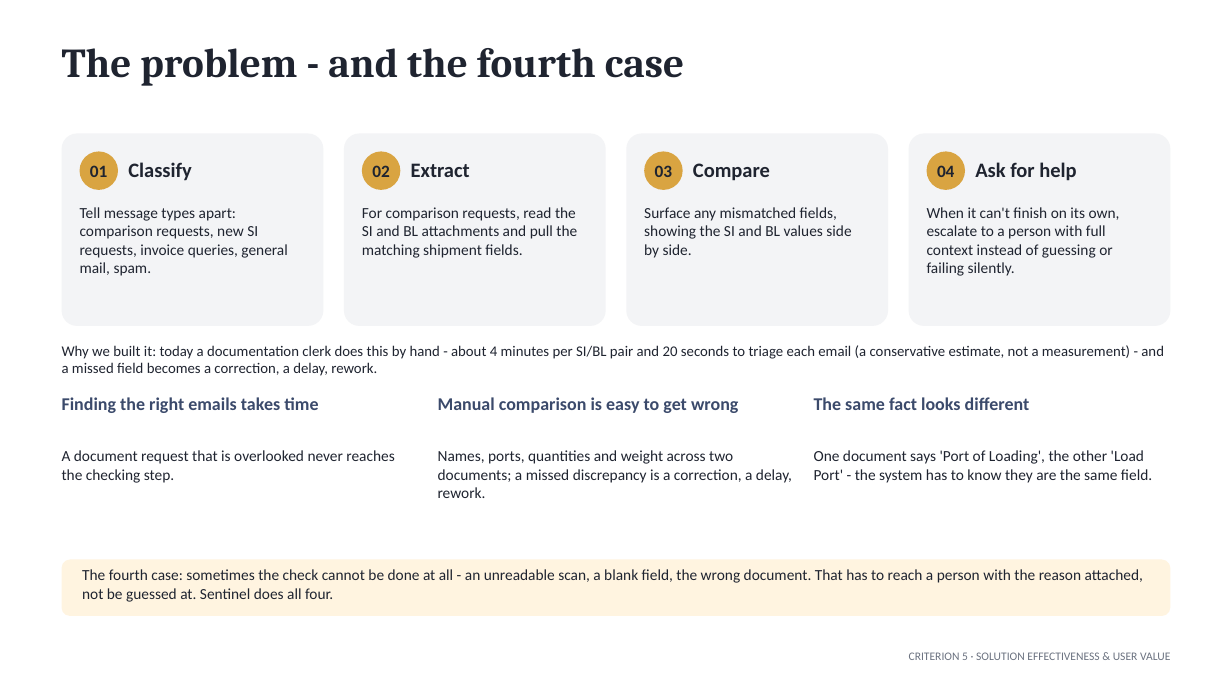
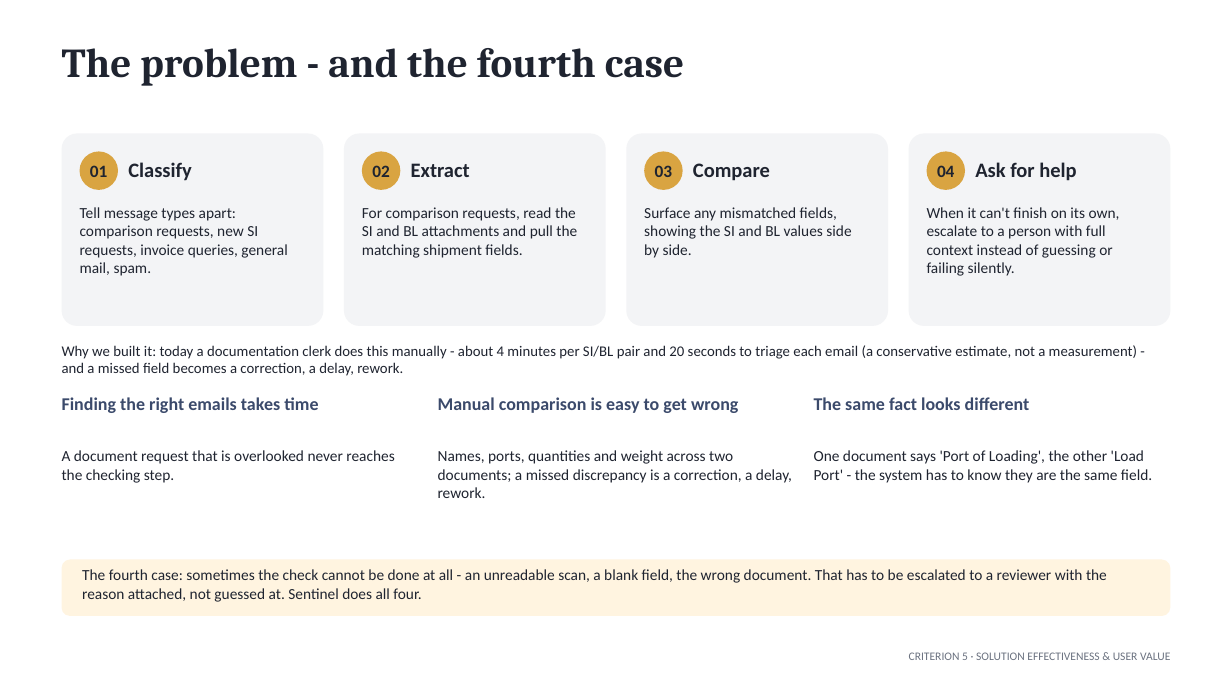
Before and after one commit to TCF1209/duocode-sentinel, a slide deck: slide 2 of docs/Sentinel-final-pitch.pptx. Drawn at 1232x693 pixels with LibreOffice and Linux fonts; fonts in the diff are those of the drawing. Boxes give left, top, right and bottom in pixels: in the first picture for what was removed or moved away, otherwise in the second. Text is boxed around its words. In the diff, an @@ line names an element or a change of style, - is before the commit and + after.

```diff
--- a/docs/Sentinel-final-pitch.pptx
+++ b/docs/Sentinel-final-pitch.pptx
@@ text at [62,345,1137,376]: text changed @@
-Why we built it: today a documentation clerk does this by hand - about 4 minutes per SI/BL pair and 20 seconds to triage each email (a conservative estimate, not a measurement) - and a missed field becomes a correction, a delay, rework.
+Why we built it: today a documentation clerk does this manually - about 4 minutes per SI/BL pair and 20 seconds to triage each email (a conservative estimate, not a measurement) - and a missed field becomes a correction, a delay, rework.
@@ text at [82,569,1107,602]: text changed @@
-The fourth case: sometimes the check cannot be done at all - an unreadable scan, a blank field, the wrong document. That has to reach a person with the reason attached, not be guessed at. Sentinel does all four.
+The fourth case: sometimes the check cannot be done at all - an unreadable scan, a blank field, the wrong document. That has to be escalated to a reviewer with the reason attached, not guessed at. Sentinel does all four.
```
Also in this commit, not shown: 7 other slides changed, 35 other files.
